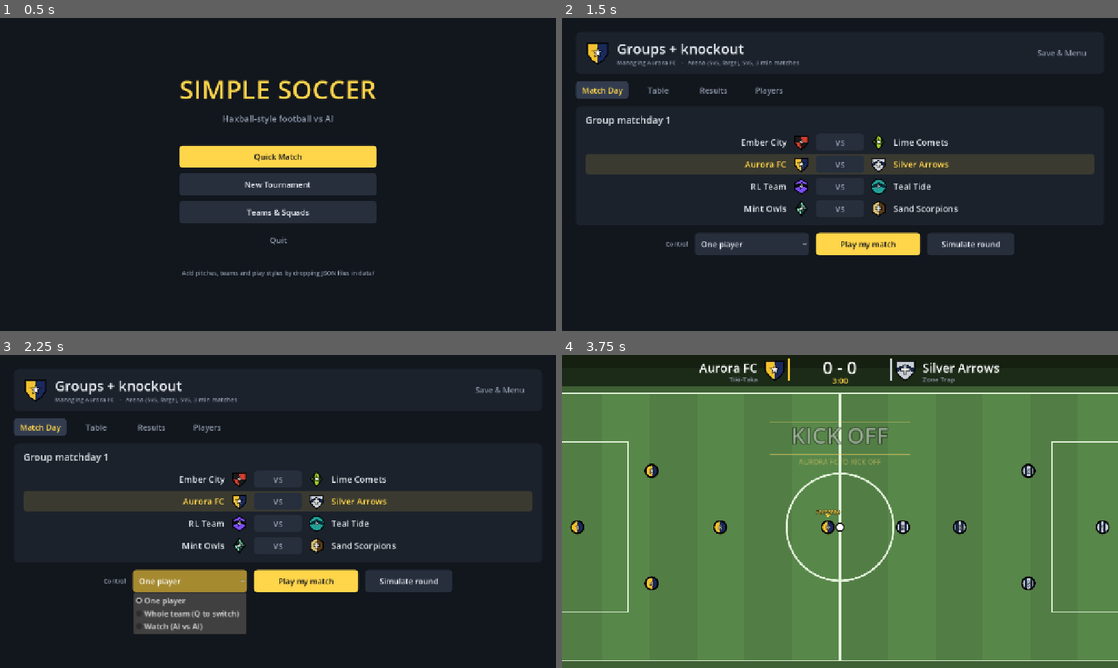
Above: before the commit, frames 1-4 (two rows, left to right).
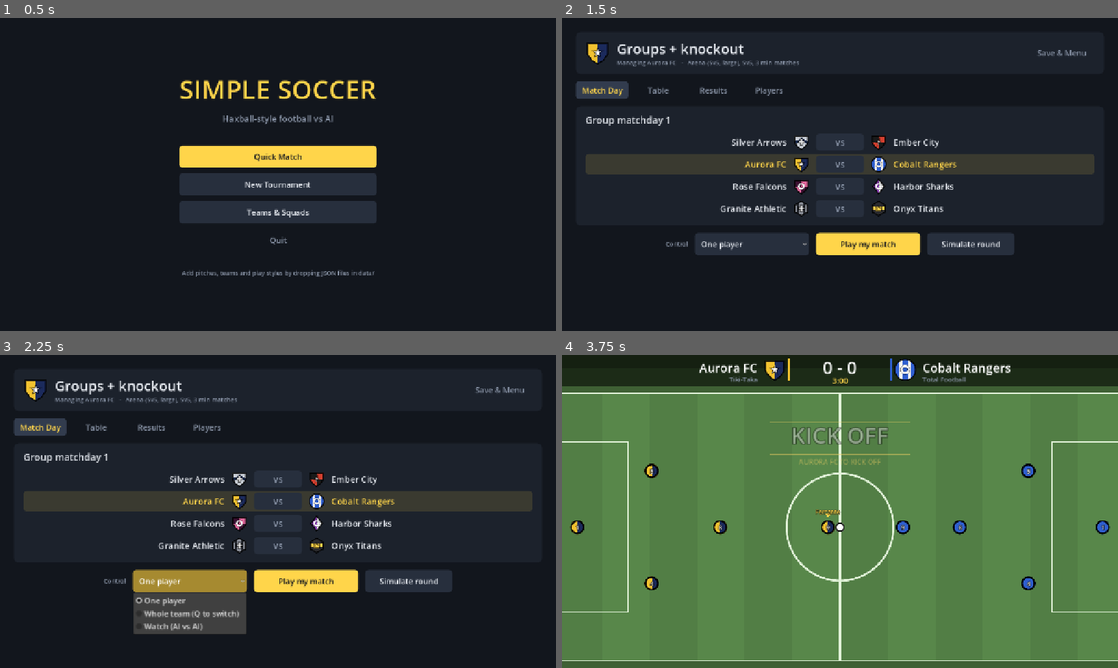
Above: after the commit, the same moments.

Repository: isBre/simple-soccer
Game: Godot game, scene res://scenes/main.tscn
Two runs of this game, one before a commit and one after it. Both use one fixed random seed, a clock stepped at 60 frames per second and the inputs below.
Inputs:
- Up to frame 1 (0.5 s): no input
- Up to frame 2 (1.5 s): click "New Tournament" at 0.5 s; click "Start Tournament" at 1.25 s
- Up to frame 3 (2.25 s): click "One player" at 2 s
- Up to frame 4 (3.75 s): click "One player" at 2.75 s; click "Play my match" at 3.5 s

Frame 1 is identical in both runs. In frame 2, 1.7% of the frame differs, in the area x 28-72%, y 37-64%; in frame 3, 1.7%; in frame 4, 0.9%.

Commit message:
Add RL Team 3 (self-play snapshot at update 500) and the self-play comparison
- data/teams/rl_team_3.json + data/models/rl_5v5_arena_v3.json: league 2.97 pts/match over the 16 rule-based
  teams (64 matches), 0.27 goals against; kick discipline and spacing close to the rule bots.
- rl/results_selfplay.txt: league + behaviour comparison of the shipped model and the snapshots at updates 500 / 800 / 1000.
- behaviour_stats: fix a duplicate variable that made the script fail to load when run with --model.

Co-Authored-By: Claude Sonnet 5.5 <noreply@anthropic.com>

Diff:
--- /dev/null
+++ b/data/teams/rl_team_3.json
@@ -0,0 +1,114 @@
+{
+  "id": "rl_team_3",
+  "name": "RL Team 3",
+  "short": "RL3",
+  "colors": {
+    "primary": "e63946",
+    "secondary": "1d1d1f"
+  },
+  "kit": "band",
+  "logo": {
+    "shape": "circle",
+    "pattern": "stripes",
+    "symbol": "star",
+    "c1": "e63946",
+    "c2": "1d1d1f",
+    "c3": "ffffff"
+  },
+  "style": "balanced",
+  "formations": {},
+  "players": [
+    {
+      "id": "rl_team_3_0",
+      "name": "Oskar Weiss",
+      "number": 1,
+      "pos": "GK",
+      "attrs": {
+        "finishing": 49,
+        "passing": 58,
+        "defending": 71,
+        "positioning": 79,
+        "reaction": 82
+      }
+    },
+    {
+      "id": "rl_team_3_1",
+      "name": "Leon Keller",
+      "number": 4,
+      "pos": "DEF",
+      "attrs": {
+        "finishing": 61,
+        "passing": 63,
+        "defending": 81,
+        "positioning": 70,
+        "reaction": 73
+      }
+    },
+    {
+      "id": "rl_team_3_2",
+      "name": "Dario Janssen",
+      "number": 5,
+      "pos": "DEF",
+      "attrs": {
+        "finishing": 58,
+        "passing": 78,
+        "defending": 81,
+        "positioning": 60,
+        "reaction": 68
+      }
+    },
+    {
+      "id": "rl_team_3_3",
+      "name": "Kofi Yilmaz",
+      "number": 8,
+      "pos": "MID",
+      "attrs": {
+        "finishing": 67,
+        "passing": 83,
+        "defending": 73,
+        "positioning": 75,
+        "reaction": 70
+      }
+    },
+    {
+      "id": "rl_team_3_4",
+      "name": "Hugo Vidal",
+      "number": 10,
+      "pos": "MID",
+      "attrs": {
+        "finishing": 72,
+        "passing": 79,
+        "defending": 70,
+        "positioning": 75,
+        "reaction": 76
+      }
+    },
+    {
+      "id": "rl_team_3_5",
+      "name": "Dario Bellini",
+      "number": 9,
+      "pos": "FWD",
+      "attrs": {
+        "finishing": 83,
+        "passing": 72,
+        "defending": 64,
+        "positioning": 68,
+        "reaction": 80
+      }
+    },
+    {
+      "id": "rl_team_3_6",
+      "name": "Otto Fabbri",
+      "number": 11,
+      "pos": "FWD",
+      "attrs": {
+        "finishing": 71,
+        "passing": 68,
+        "defending": 60,
+        "positioning": 86,
+        "reaction": 70
+      }
+    }
+  ],
+  "ml_model": "res://data/models/rl_5v5_arena_v3.json"
+}
--- a/rl/behaviour_stats.gd
+++ b/rl/behaviour_stats.gd
@@ -84,10 +84,10 @@
 	mutex.unlock()
 
 func _ready() -> void:
-	var a := OS.get_cmdline_user_args()
-	for i in a.size():
-		if a[i] == "--model" and i + 1 < a.size():
-			model_net = MLP.from_dict(Database.read_json(a[i + 1]))
+	var cli := OS.get_cmdline_user_args()
+	for i in cli.size():
+		if cli[i] == "--model" and i + 1 < cli.size():
+			model_net = MLP.from_dict(Database.read_json(cli[i + 1]))
 	var n := 8
 	var tasks: Array[int] = []
 	for i in n:
Not shown, added: data/models/rl_5v5_arena_v3.json
Not shown, added: rl/results_selfplay.txt
